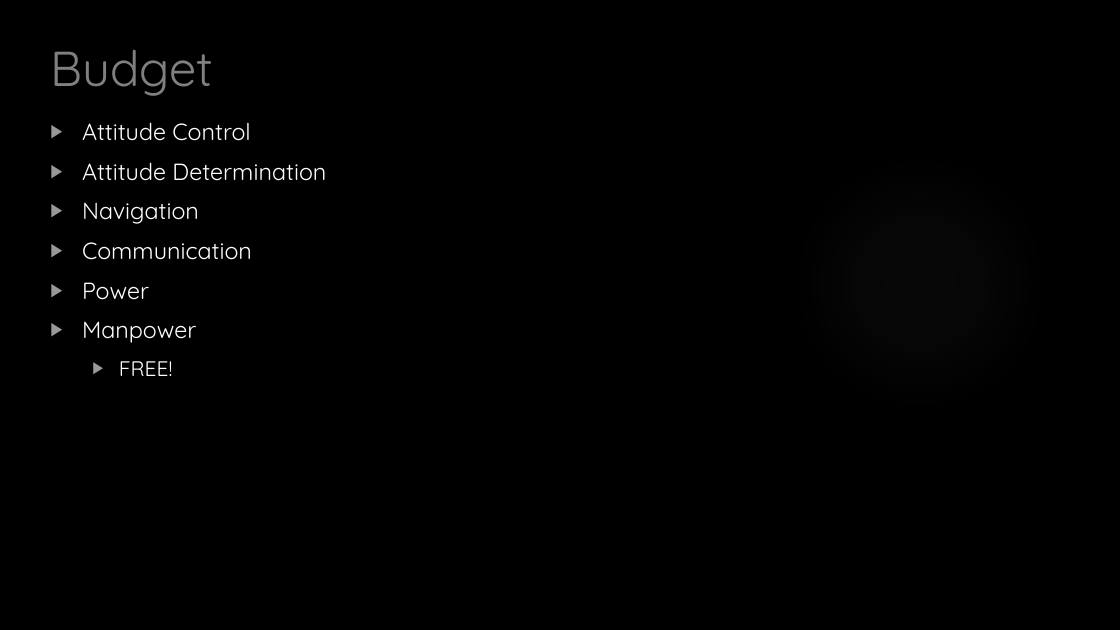
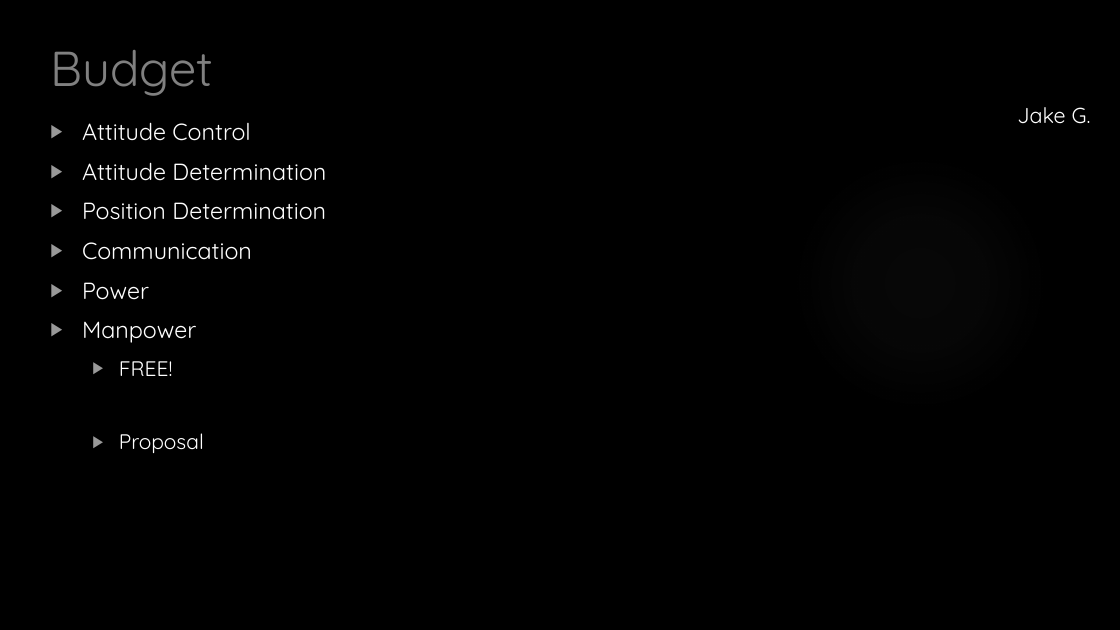
Before and after one commit to HASP-UMN/CubeSat, a slide deck: slide 9 of Presentations/CDR_Presentation.pptx (slide 30 before the commit). Drawn at 1120x630 pixels with LibreOffice and Linux fonts; fonts in the diff are those of the drawing; background and template pictures are left out. Boxes give left, top, right and bottom in pixels: in the first picture for what was removed or moved away, otherwise in the second. Text is boxed around its words. In the diff, an @@ line names an element or a change of style, - is before the commit and + after.

```diff
--- a/Presentations/CDR_Presentation.pptx
+++ b/Presentations/CDR_Presentation.pptx
@@ text added at [1017, 107, 1091, 124], 18.5 pt, text #FFFFFF @@
+Jake G.
@@ text at [82, 202, 326, 220]: text changed @@
-▶ Navigation
+▶ Position Determination
@@ text at [119, 433, 204, 453]: paragraph added @@
+  ▶ Proposal
```
Also in this commit, not shown: 10 other slides changed, 13 slides added, 1 slide removed, 1 other file.
